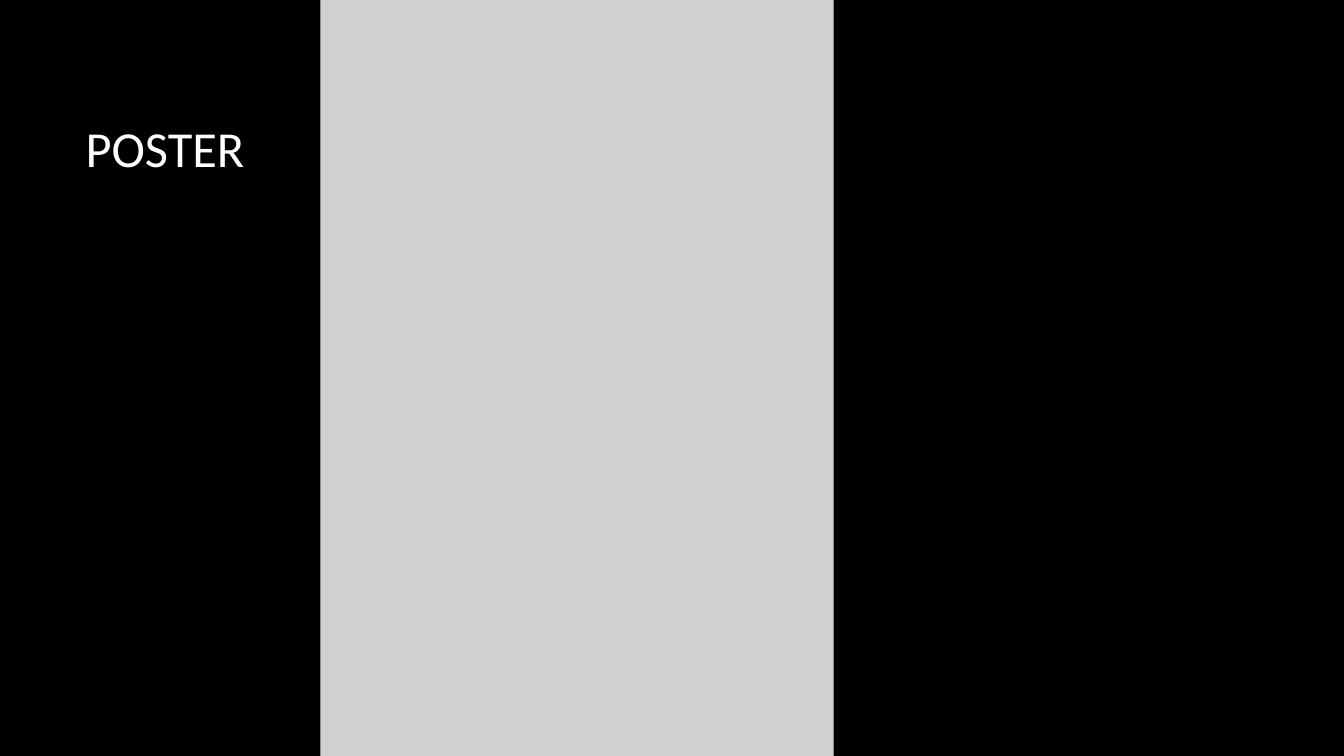
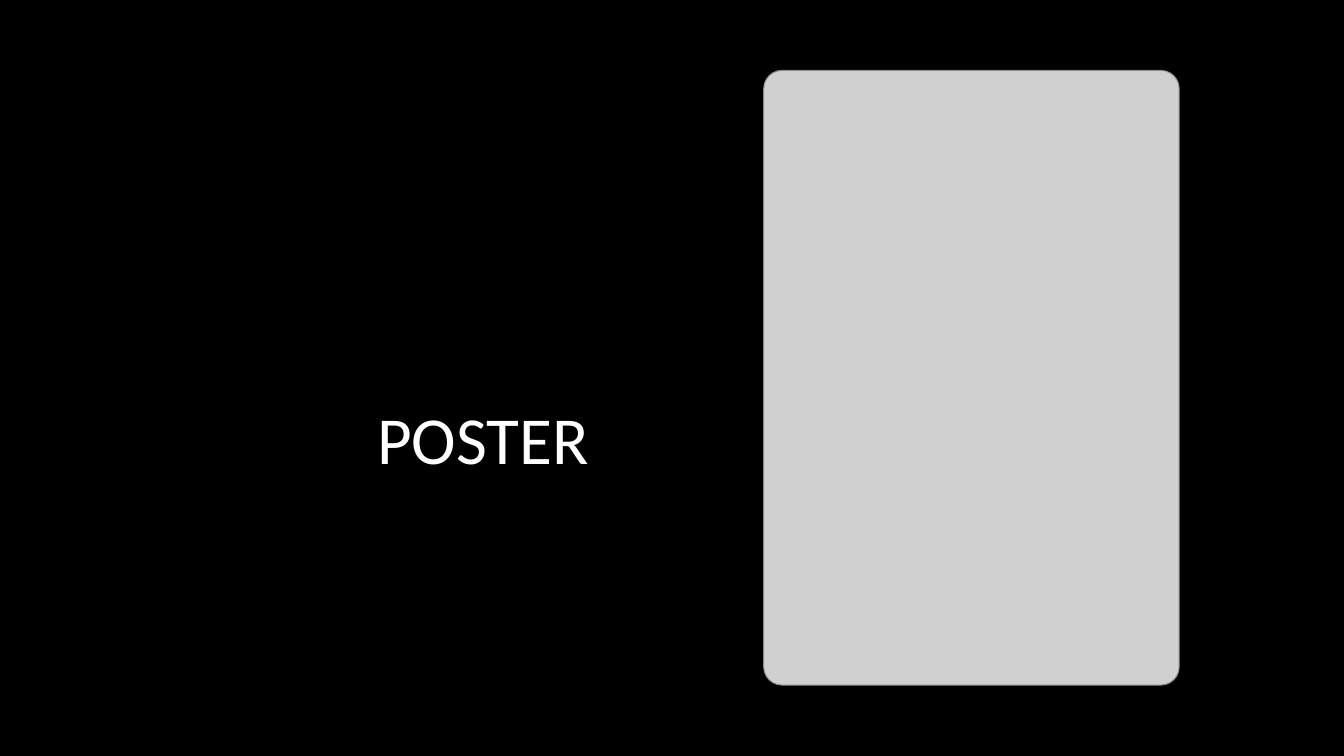
Before and after one commit to Matthijs-Hart/Project-5-6---Floating-Farm, a slide deck: slide 7 of Presentaties/Sprint 6.pptx. Drawn at 1344x756 pixels with LibreOffice and Linux fonts; fonts in the diff are those of the drawing; grey boxes stand for pictures; background and template pictures are left out. Boxes give left, top, right and bottom in pixels: in the first picture for what was removed or moved away, otherwise in the second. Text is boxed around its words. In the diff, an @@ line names an element or a change of style, - is before the commit and + after.

```diff
--- a/Presentaties/Sprint 6.pptx
+++ b/Presentaties/Sprint 6.pptx
@@ title "POSTER" at bbox=[377, 420, 589, 465]: size 36 to 48 pt; alignment left to right; vertical alignment middle to bottom @@
@@ picture: place and size @@
-picture at bbox=[321, 0, 835, 756]
+picture at bbox=[764, 71, 1180, 686]
```
Also in this commit, not shown: 3 other slides changed, 2 other files.
